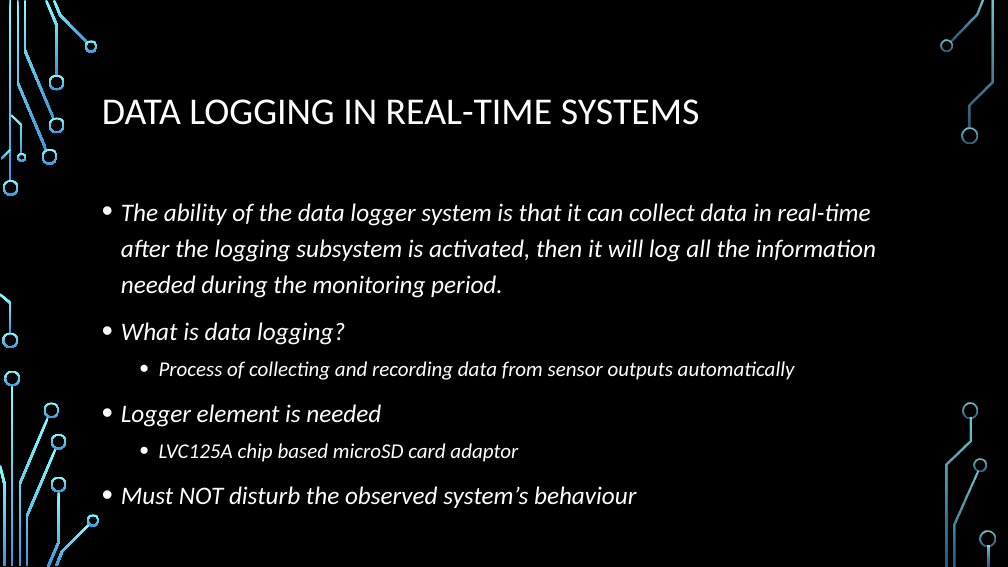
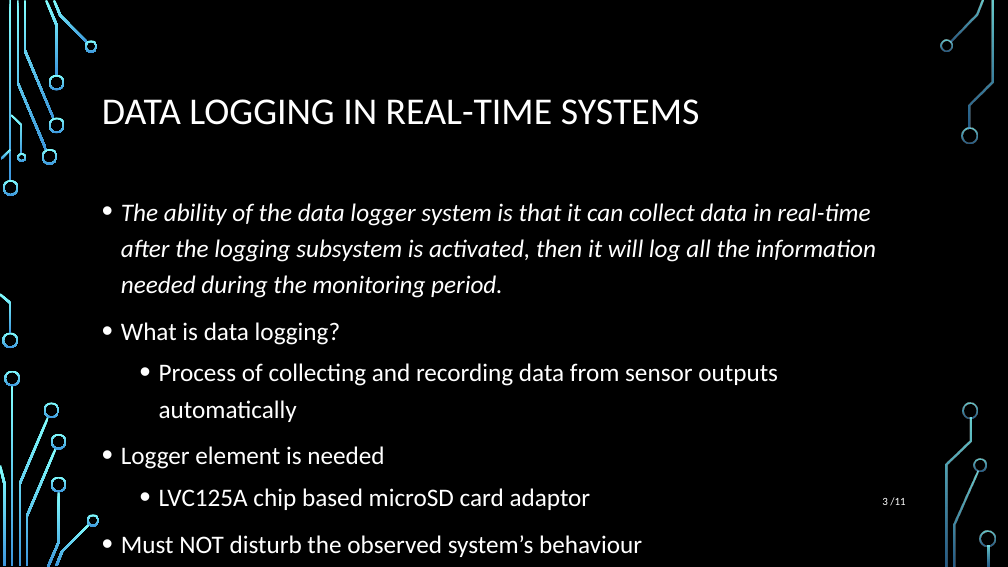
Before and after one commit to tdomi/Onlab, a slide deck: slide 3 of RHNFAE_onlab.pptx. Drawn at 1008x567 pixels with LibreOffice and Linux fonts; fonts in the diff are those of the drawing; background and template pictures are left out. Boxes give left, top, right and bottom in pixels: in the first picture for what was removed or moved away, otherwise in the second. Text is boxed around its words. In the diff, an @@ line names an element or a change of style, - is before the commit and + after.

```diff
--- a/RHNFAE_onlab.pptx
+++ b/RHNFAE_onlab.pptx
@@ text at [121, 322, 778, 557]: italic off in "What is data logging?", "Process of collecting and recording data from ...", "Logger element is needed", "LVC125A chip based microSD card adaptor" and 1 more places; size 20 to 24 pt in "Process of collecting and recording data from ...", "LVC125A chip based microSD card adaptor" @@
@@ page number added at [882, 497, 905, 506], 10.5 pt, text #FFFFFF @@
+3 /11
```
Also in this commit, not shown: 10 other slides changed, 1 other file.
